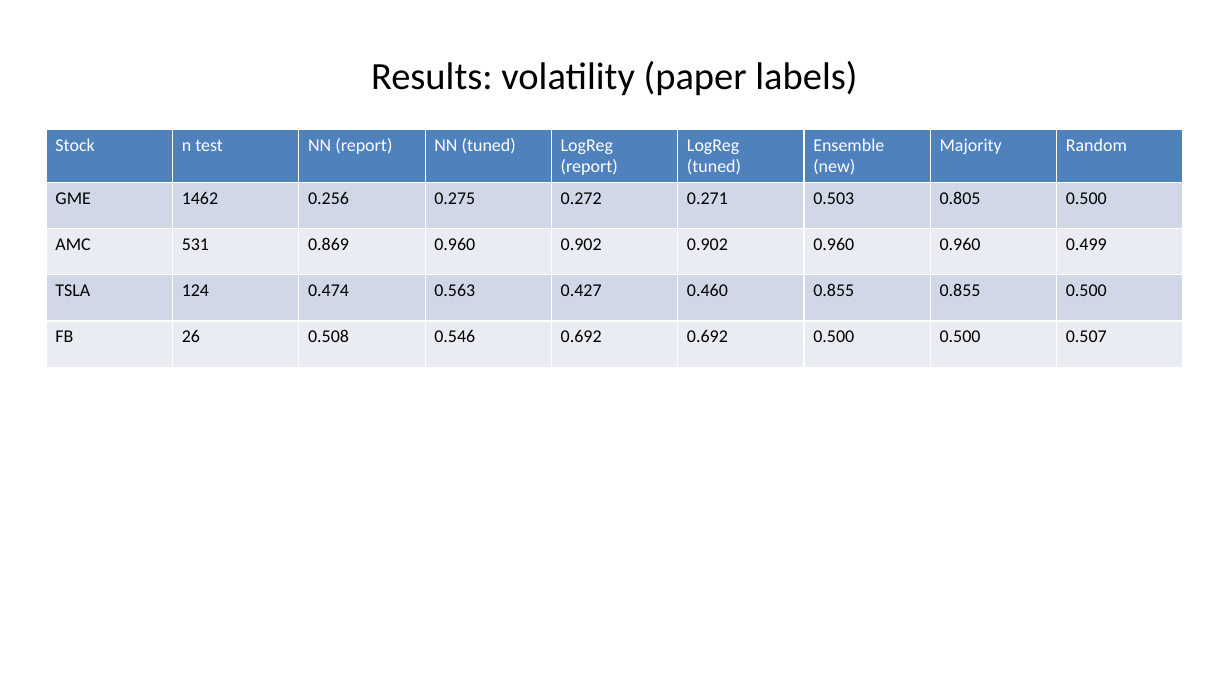
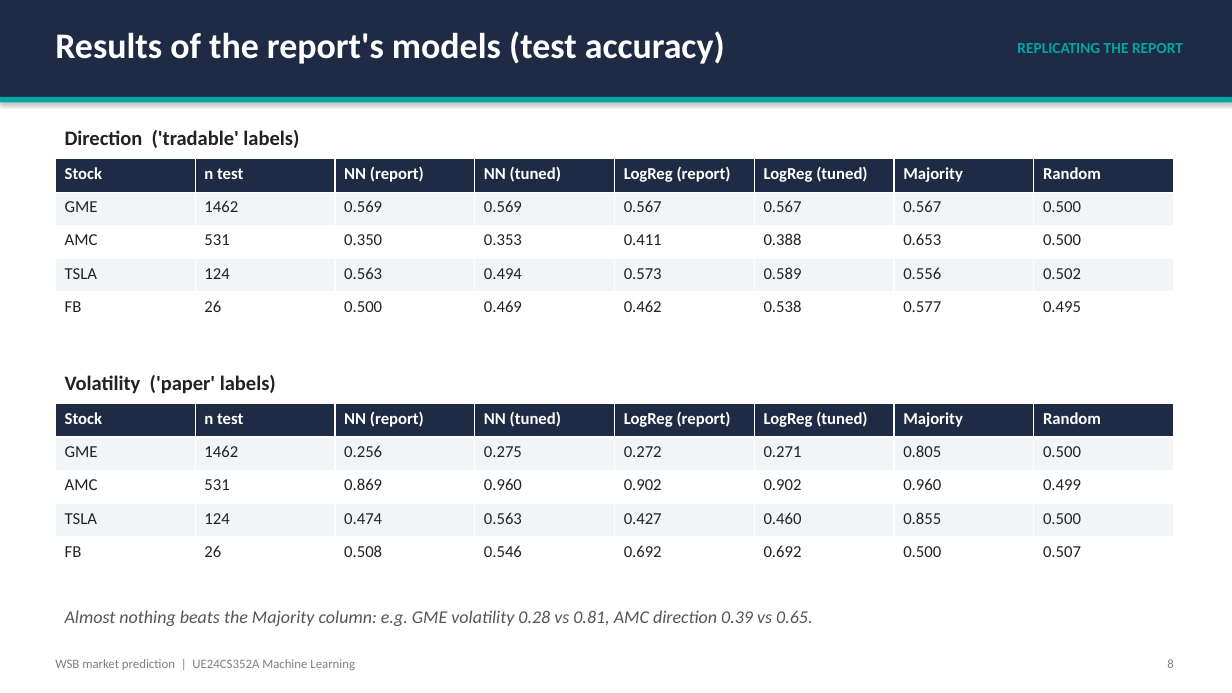
Before and after one commit to Prithvi-Aithal/wsb-market-prediction, a slide deck: slide 8 of docs/presentation.pptx (slide 10 before the commit). Drawn at 1232x693 pixels with LibreOffice and Linux fonts; fonts in the diff are those of the drawing. Boxes give left, top, right and bottom in pixels: in the first picture for what was removed or moved away, otherwise in the second. Text is boxed around its words. In the diff, an @@ line names an element or a change of style, - is before the commit and + after.

```diff
--- a/docs/presentation.pptx
+++ b/docs/presentation.pptx
@@ rectangle added at box(0, 0, 1232, 97), fill #1F2A44 @@
@@ text added at box(55, 31, 725, 64), 28 pt, text #FFFFFF, bold @@
+Results of the report's models (test accuracy)
@@ text added at box(1017, 43, 1183, 53), 12 pt, text #00A6A6, bold @@
+REPLICATING THE REPORT
@@ rectangle added at box(0, 97, 1232, 103), fill #00A6A6 @@
@@ text added at box(65, 130, 299, 148), 16 pt, text #222222, bold @@
+Direction ('tradable' labels)
@@ table at box(55, 159, 1172, 325) @@
-column 3: NN (report) | 0.256 | 0.869 | 0.474 | 0.508
-column 4: NN (tuned) | 0.275 | 0.960 | 0.563 | 0.546
-column 5: LogReg (report) | 0.272 | 0.902 | 0.427 | 0.692
-column 6: LogReg (tuned) | 0.271 | 0.902 | 0.460 | 0.692
-column 7: Ensemble (new) | 0.503 | 0.960 | 0.855 | 0.500
-column 8: Majority | 0.805 | 0.960 | 0.855 | 0.500
-column 9: Random | 0.500 | 0.499 | 0.500 | 0.507
+column 3: NN (report) | 0.569 | 0.350 | 0.563 | 0.500
+column 4: NN (tuned) | 0.569 | 0.353 | 0.494 | 0.469
+column 5: LogReg (report) | 0.567 | 0.411 | 0.573 | 0.462
+column 6: LogReg (tuned) | 0.567 | 0.388 | 0.589 | 0.538
+column 7: Majority | 0.567 | 0.653 | 0.556 | 0.577
+column 8: Random | 0.500 | 0.500 | 0.502 | 0.495
@@ table: place and size @@
-table at box(46, 129, 1186, 360)
+table at box(55, 159, 1172, 325)
@@ text "Volatility ('paper' labels)" at box(65, 375, 276, 394): vertical alignment middle to top @@
@@ text at box(65, 375, 276, 394): text changed; size 30 to 16 pt; text colour #000000 to #222222; bold on @@
-Results: volatility (paper labels)
+Volatility ('paper' labels)
@@ table added at box(55, 404, 1172, 570), 5 rows, 8 columns @@
+Stock | n test | NN (report) | NN (tuned) | LogReg (report) | LogReg (tuned) | Majority | Random
+GME | 1462 | 0.256 | 0.275 | 0.272 | 0.271 | 0.805 | 0.500
+AMC | 531 | 0.869 | 0.960 | 0.902 | 0.902 | 0.960 | 0.499
+TSLA | 124 | 0.474 | 0.563 | 0.427 | 0.460 | 0.855 | 0.500
+FB | 26 | 0.508 | 0.546 | 0.692 | 0.692 | 0.500 | 0.507
@@ text added at box(65, 610, 812, 626), 14 pt, text #555555, italic @@
+Almost nothing beats the Majority column: e.g. GME volatility 0.28 vs 0.81, AMC direction 0.39 vs 0.65.
@@ text added at box(55, 659, 355, 670), 10 pt, text #808080 @@
+WSB market prediction | UE24CS352A Machine Learning
@@ text added at box(1167, 659, 1173, 668), 10 pt, text #808080 @@
+8
```
Also in this commit, not shown: 6 other slides changed, 15 slides added, 9 slides removed, 12 other files.
